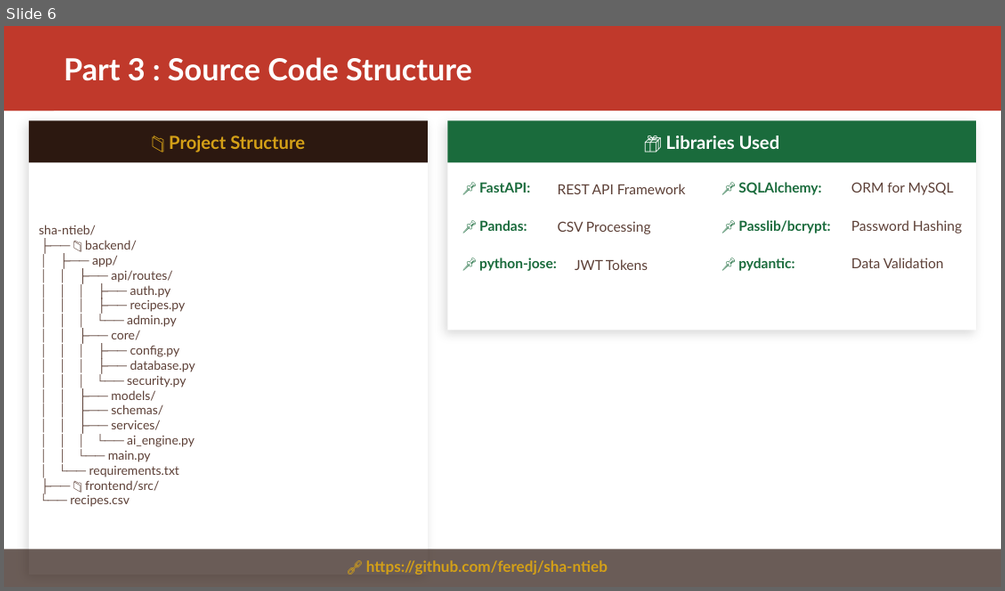
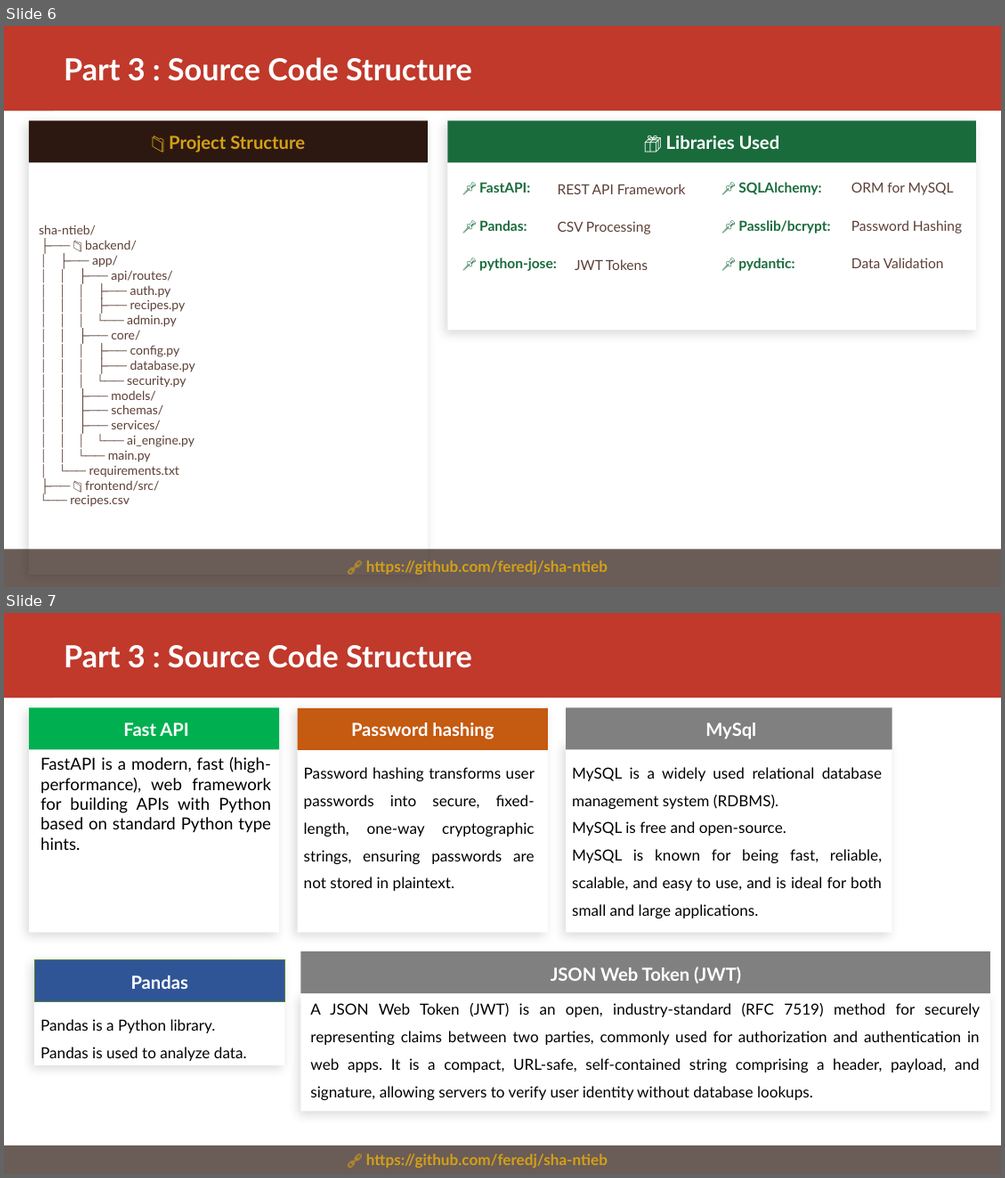
Before and after one commit to feredj/sha-ntieb, a slide deck: sha-ntieb.pptx. Shown one above the other, each under a label of ours: slide 6 before the commit, slides 6 and 7 after it. The pictures are 1005x591 and 1005x1178 pixels, drawn with LibreOffice and Linux fonts; fonts in the diff are those of the drawing. Boxes give left, top, right and bottom in pixels: in the first picture for what was removed or moved away, otherwise in the second. Text is boxed around its words. In the diff, an @@ line names an element or a change of style, - is before the commit and + after.

Commit message:
update ppt

```diff
--- a/sha-ntieb.pptx
+++ b/sha-ntieb.pptx
@@ slide 7 added at box(4, 613, 1001, 1174), background #FFFFFF @@
@@ rectangle added at box(4, 613, 1001, 698), fill #C0392B @@
@@ rectangle added at box(4, 613, 54, 698), fill #C0392B @@
@@ text added at box(64, 644, 472, 668), 22 pt, text #FFFFFF, bold @@
+Part 3 : Source Code Structure
@@ rectangle added at box(29, 707, 279, 932), fill #FFFFFF @@
@@ rectangle added at box(29, 707, 279, 749), fill #00B050 @@
@@ rectangle added at box(297, 707, 547, 932), fill #FFFFFF @@
@@ rectangle added at box(297, 707, 547, 749), fill #C55A11 @@
@@ rectangle added at box(566, 707, 891, 749), fill #808080 @@
@@ text added at box(123, 722, 189, 736), 13 pt, text #FFFFFF, bold @@
+Fast API
@@ text added at box(351, 722, 494, 739), 13 pt, text #FFFFFF, bold @@
+Password hashing
@@ rectangle added at box(566, 741, 891, 932), fill #FFFFFF @@
@@ text added at box(705, 722, 756, 739), 13 pt, text #FFFFFF, bold @@
+MySql
@@ text added at box(40, 756, 271, 850), 12 pt, text #000000 @@
+FastAPI is a modern, fast (high-performance), web framework for building APIs with Python based on standard Python type hints.
@@ text added at box(304, 767, 534, 891), 11 pt, text #000000 @@
+Password hashing transforms user passwords into secure, fixed-length, one-way cryptographic strings, ensuring passwords are not stored in plaintext.
@@ text added at box(572, 767, 882, 918), 11 pt, text #000000 @@
+MySQL is a widely used relational database management system (RDBMS).
+MySQL is free and open-source.
+MySQL is known for being fast, reliable, scalable, and easy to use, and is ideal for both small and large applications.
@@ rectangle added at box(301, 951, 991, 993), fill #808080 @@
@@ rectangle added at box(34, 960, 284, 1065), fill #FFFFFF @@
@@ rectangle added at box(34, 960, 284, 1002), fill #2F5597, outline #548235 0.75 pt @@
@@ text added at box(131, 975, 188, 989), 13 pt, text #FFFFFF, bold @@
+Pandas
@@ text added at box(550, 966, 741, 983), 13 pt, text #FFFFFF, bold @@
+JSON Web Token (JWT)
@@ rectangle added at box(301, 994, 991, 1111), fill #FFFFFF @@
@@ text added at box(310, 1003, 979, 1100), 11 pt, text #000000 @@
+A JSON Web Token (JWT) is an open, industry-standard (RFC 7519) method for securely representing claims between two parties, commonly used for authorization and authentication in web apps. It is a compact, URL-safe, self-contained string comprising a header, payload, and signature, allowing servers to verify user identity without database lookups.
@@ text added at box(40, 1019, 247, 1061), 11 pt, text #000000 @@
+Pandas is a Python library.
+Pandas is used to analyze data.
@@ rectangle added at box(4, 1145, 1001, 1174), fill #2C1810 at 70% opacity @@
@@ text added at box(366, 1153, 607, 1167), 11 pt, text #D4A017, bold @@
+🔗 https://github.com/feredj/sha-ntieb
```
Also in this commit, not shown: 2 other files.
